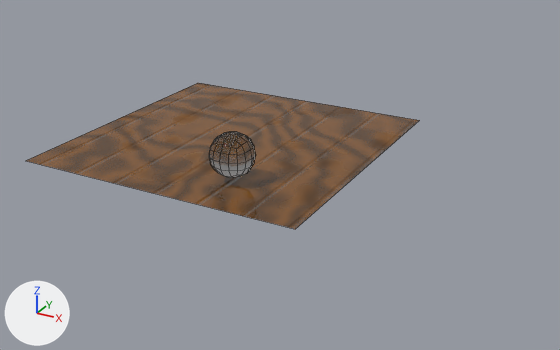
The Blender file wood_floor.blend as it was, and as the next commit left it.
Camera for both pictures: a 50 mm camera at (16.43, -25.83, 13.4) aimed at (2.62, -0.73, 0.84). Arrows for +X, +Y and +Z are at lower left; the lights stay in place. Mesh edges are drawn as thin lines.
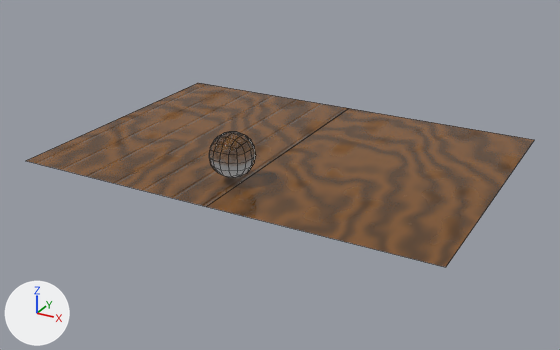
Boxes (x1, y1, x2, y2) around the edits, measured in the pictures (560 x 350 px):
```json
{"object": "Plane.001", "change": "added", "after": [206, 108, 534, 267]}
{"object": "Plane", "change": "surface changed, reshaped", "before": [26, 83, 420, 229], "after": [26, 83, 349, 206], "on screen": "18% narrower, 16% shorter"}
```

Scene script edits in JSON lines:
```json
{"block": "mat_wood", "change": "nodes: BsdfPrincipled, Bump, Mapping x5, Mix x3, OutputMaterial, TexCoord x5, TexNoise, TexWave x4, ValToRGB x3"}
{"block": "mat_wood", "change": "colours: black #000000, white #ffffff, dark grey #494949, dark grey #505050, brown #734a1c, brown #a96c29"}
{"block": "mat_wood", "change": "nodes: BsdfPrincipled, Bump, Mapping x4, Mix x3, OutputMaterial, TexCoord x4, TexNoise, TexWave x3, ValToRGB x2"}
{"block": "mat_wood", "change": "colours: brown #734a1c, brown #a96c29, dark grey #494949, dark grey #505050"}
{"block": "me_plane", "where": "me_plane.from_pydata(...)  # 4 vertices, 1 face; spans x -1.0..1.0, y -1.0..1.0, z 0.0"}
{"block": "me_plane", "where": "# used by ob_plane; location = (0.03, 0.11, 1.62); scale = (6.0, 6.0, 6.0)"}
{"block": "me_plane", "change": "me_plane part 1"}
{"op": "set", "path": "me_plane.vertices[1].co", "old": "(1.0, -1.0, 0.0)", "new": "(0.42, -1.0, 0.0)", "note": "pixel (295, 229) -> pixel (206, 206)"}
{"op": "set", "path": "me_plane.vertices[3].co", "old": "(1.0, 1.0, 0.0)", "new": "(0.42, 1.0, 0.0)", "note": "pixel (419, 120) -> pixel (349, 108)"}
{"op": "add", "block": "me_plane_001", "code": ["me_plane_001 = bpy.data.meshes.new('Plane.001')", "me_plane_001.from_pydata([(-1.0, -1.0, 0.0), (0.42, -1.0, 0.0), (-1.0, 1.0, 0.0), (0.42, 1.0, 0.0)], [], [(0, 1, 3, 2)])", "me_plane_001.materials.append(mat_wood)"]}
{"op": "add", "block": "ob_plane_001", "code": ["ob_plane_001 = bpy.data.objects.new('Plane.001', me_plane_001)", "ob_plane_001.location = (8.55, 0.11, 1.62)", "ob_plane_001.scale = (6.0, 6.0, 6.0)"]}
```
